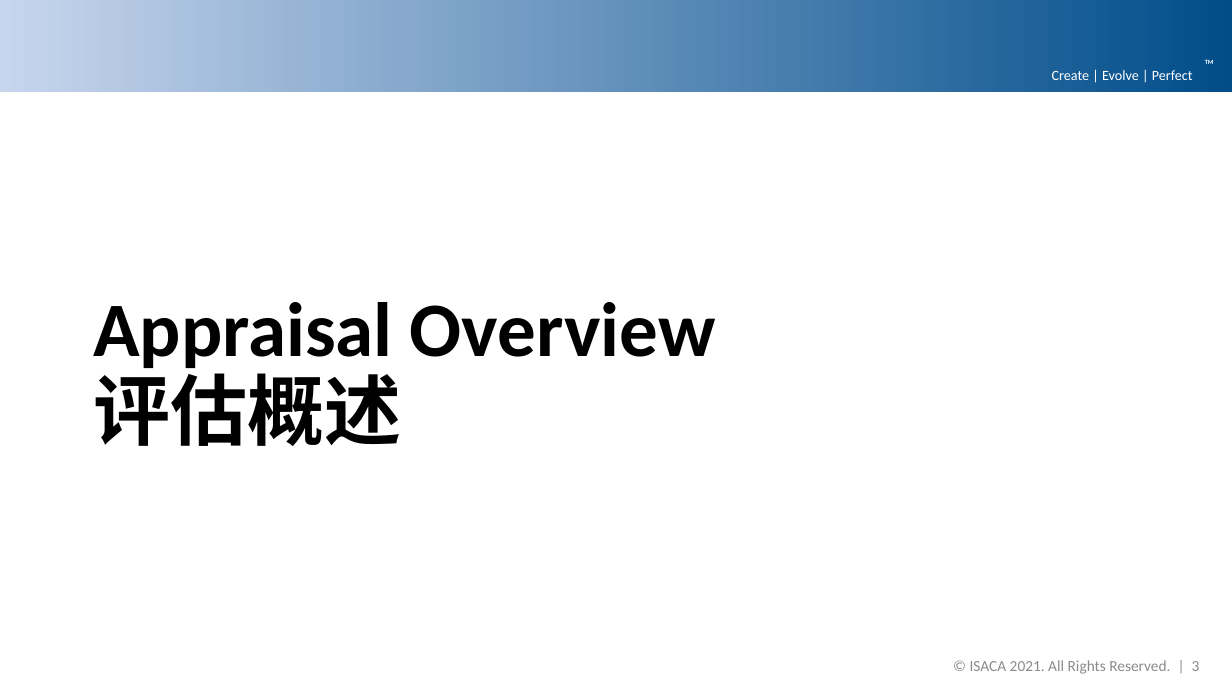
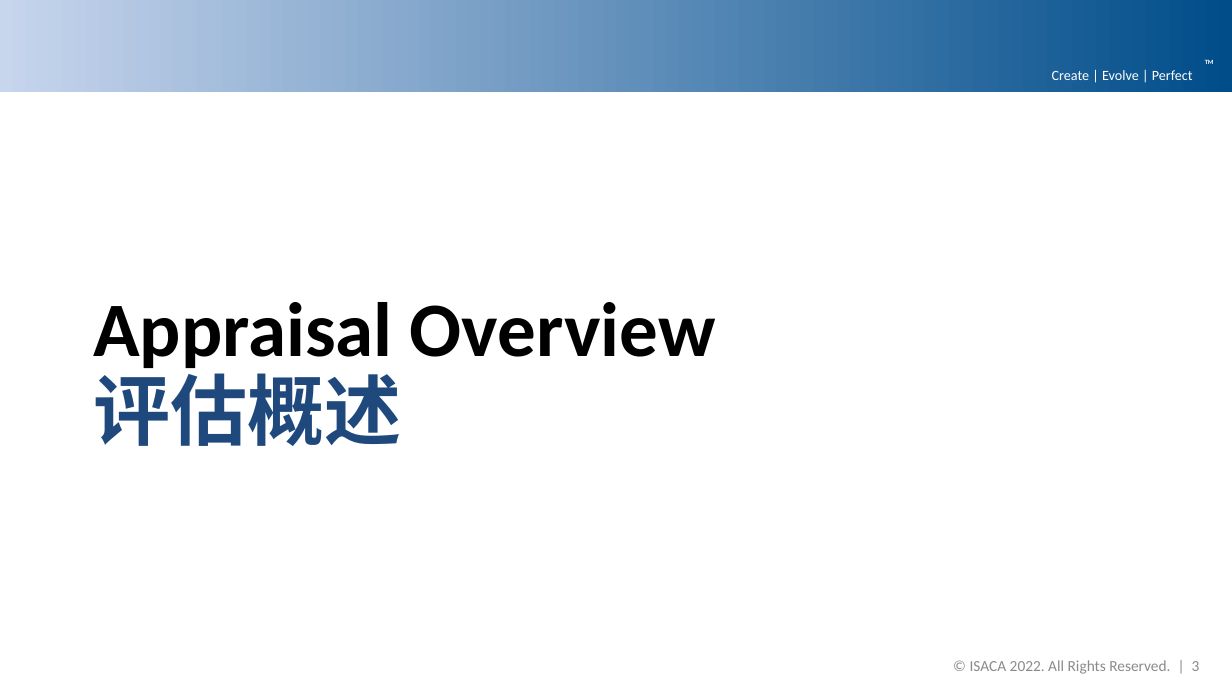
Before and after one commit to DemixTech/CMMITools, a slide deck: slide 3 of 2021-04-12to04-16 (A5) C53517 SoftMARS/21_10v01_MarsBaseAlpha_PreliminaryFindings.pptx. Drawn at 1232x693 pixels with LibreOffice and Linux fonts; fonts in the diff are those of the drawing; background and template pictures are left out. Boxes give left, top, right and bottom in pixels: in the first picture for what was removed or moved away, otherwise in the second. Text is boxed around its words. In the diff, an @@ line names an element or a change of style, - is before the commit and + after.

Commit message:
Demix Process Improvements #10
Update list (All presentation, and Plans)
1) pptxCover B26 changed CMMI Institute to ISACA, B30 changed SCAMPI to CMMI® Benchmark.
2) Updated Slide master to ISACA 2022.
3) Changed CN colour to #1F497D.
4) Added CN to Performance report, Ratings, and Team signature page.
5) Updated flags with India (Alphabetically)
6) Updated CMMI Dev logo
7) Changed "Chinese name" to "Indigenous name" and updated pptx. links.
8) Changed CN 'weakness "弱点" to "弱项".
9) Added and optional Agenda slide at the back for those who wants to use it.

```diff
--- a/2021-04-12to04-16 (A5) C53517 SoftMARS/21_10v01_MarsBaseAlpha_PreliminaryFindings.pptx
+++ b/2021-04-12to04-16 (A5) C53517 SoftMARS/21_10v01_MarsBaseAlpha_PreliminaryFindings.pptx
@@ title "Appraisal Overview 评估概述" at (93, 302, 716, 446): text colour #000000 to #1F497D in "评估概述" @@
@@ text at (970, 660, 1200, 674): text changed @@
-© ISACA 2021. All Rights Reserved. | 3
+© ISACA 2022. All Rights Reserved. | 3
```
Also in this commit, not shown: 24 other slides changed, 12 other files.
